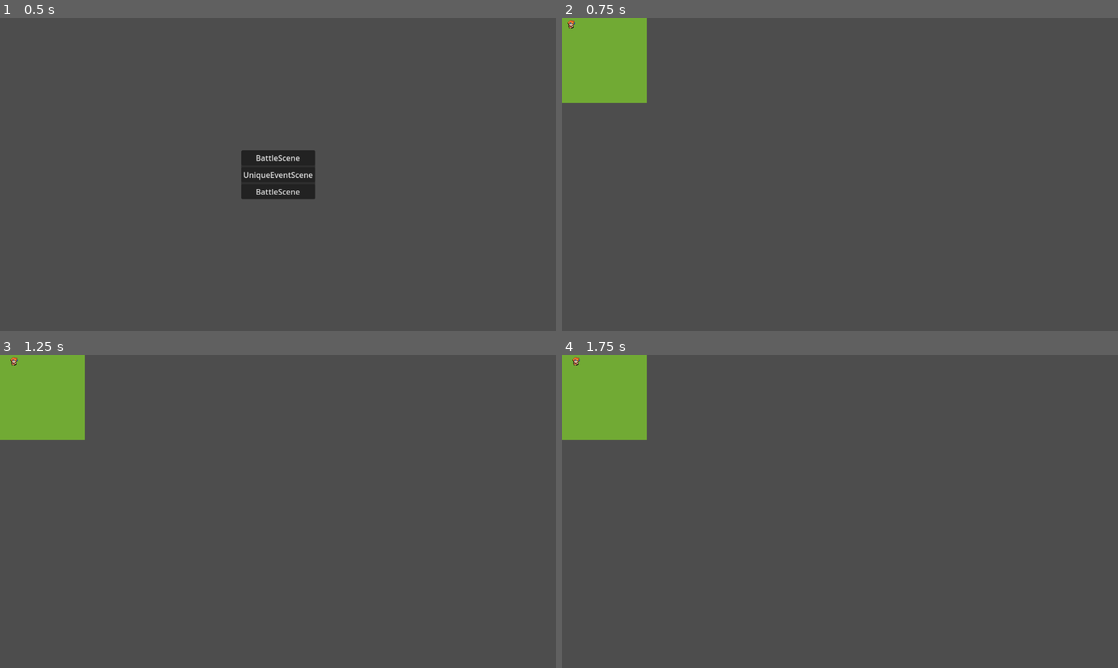
Above: before the commit, frames 1-4 (two rows, left to right).
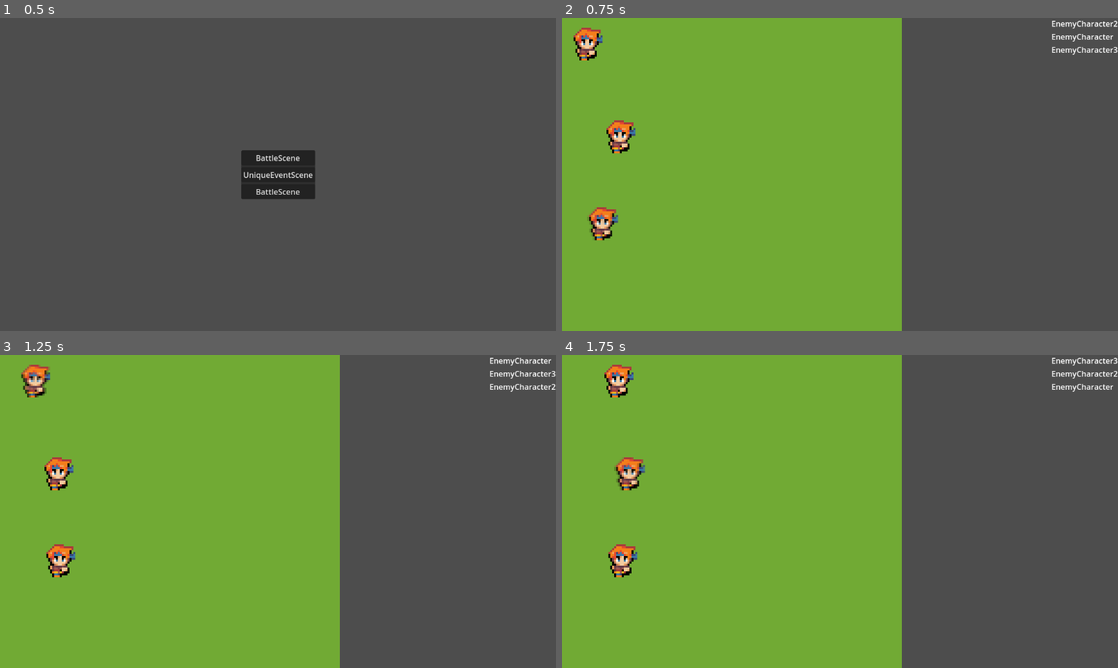
Above: after the commit, the same moments.

Repository: Moonlit-Cafe/MLCProject1
Game: Godot game, scene res://scenes/main.tscn
Same seed, same stepped clock (60 frames per second), same inputs: the game is played once before the commit and once after it.
Inputs (mouse positions are in pixels of both pictures, inside the frame that each line leads up to):
- Up to frame 1 (0.5 s): no input
- Up to frame 2 (0.75 s): click "BattleScene" at 0.5 s
- Up to frame 3 (1.25 s): no input
- Up to frame 4 (1.75 s): move the mouse to (962, 495) at 1.27 s; click (962, 495) at 1.42 s

Frame 1 is identical in both runs. In frame 2, 58% of the frame differs, in the area x 0-100%, y 0-100%; in frame 3, 58%; in frame 4, 58%.

Commit message:
Turn Tracker and Enemy Order
Made it so that enemies can now be organized by their haste values and then they will do an action in that order.

Diff:
--- a/autoloads/inventory/craft_manager.tscn
+++ b/autoloads/player/craft_manager.tscn
@@ -1,6 +1,6 @@
 [gd_scene load_steps=5 format=3 uid="uid://r5b8eavqvkig"]
 
-[ext_resource type="Script" uid="uid://bwtaxv5fchqjc" path="res://autoloads/inventory/craft_manager.gd" id="1_l6h75"]
+[ext_resource type="Script" uid="uid://bwtaxv5fchqjc" path="res://autoloads/player/craft_manager.gd" id="1_l6h75"]
 [ext_resource type="Resource" uid="uid://c1eci1cb46wlw" path="res://mechanics/items/item_compendium.tres" id="2_fvp5a"]
 [ext_resource type="Texture2D" uid="uid://chyspyk7m3tpw" path="res://assets/sprites/64x64.png" id="2_tsnxf"]
 [ext_resource type="Resource" uid="uid://bbij6odqtum6q" path="res://mechanics/crafting/recipe_compendium.tres" id="3_tsnxf"]
--- /dev/null
+++ b/autoloads/player/player_manager.gd
@@ -0,0 +1,5 @@
+extends Node
+
+var hp : int = 10
+var mp : int = 10
+var haste : int = 60
--- a/mechanics/events/battle/battle_map.gd
+++ b/mechanics/events/battle/battle_map.gd
@@ -5,13 +5,13 @@
 # TODO: Need to make action menu and turn tracker. Afterwards I'll have a prototype that's deliverable.
 
 @export var battle_board : TileMapLayer
+@export var turn_tracker : Control
 
 var active_enemies : Array[EnemyCharacter] = []
 var backup_enemies : Array[EnemyCharacter] = []
 var support_enemies : Array[EnemyCharacter] = []
 var round : int = 1
 var turn : int = 1
-var turn_tracker : Array[Node] = []
 var search_range := Vector2i(-100, 100)
 var board_area : Rect2i
 var board_tile_size : Vector2i
@@ -25,15 +25,19 @@
 	if corner != Vector2i(search_range.x - 1, search_range.y + 1):
 		board_area = determine_board(corner)
 
-	turn_tracker = get_tree().get_nodes_in_group(&"enemies")
+	define_enemy_arrays()
+	generate_turn_order()
 	start_loop(1)
 
 func start_loop(rounds: int):
+	if not turn_tracker:
+		return
+
 	for r in range(rounds):
-		for enemy in turn_tracker:
+		for enemy in turn_tracker.turn_list:
 			enemy.commit_action()
 			await enemy.turn_finished
-			print("Finished")
+			turn_tracker.reorder_turns()
 
 func find_top_left_corner() -> Vector2i:
 	for y in range(search_range.x, search_range.y + 1):
@@ -59,5 +63,33 @@
 
 	return Rect2i(init_pos, area)
 
+func define_enemy_arrays() -> void:
+	var all_enemies = get_tree().get_nodes_in_group(&"enemies")
+	for enemy in all_enemies:
+		if enemy is EnemyCharacter:
+			match(enemy.current_state):
+				EnemyCharacter.EnemyState.ACTIVE:
+					active_enemies.append(enemy)
+				EnemyCharacter.EnemyState.BACKUP:
+					backup_enemies.append(enemy)
+				EnemyCharacter.EnemyState.SUPPORT:
+					support_enemies.append(enemy)
+
+# TODO: Flesh this out so that it works for Support enemies, Allies, and the Player
+func generate_turn_order() -> void:
+	if not turn_tracker:
+		return
+
+	var turn_order = active_enemies
+	turn_order.sort_custom(_haste_sort)
+	turn_tracker.turn_list = turn_order
+	turn_tracker.generate_turns()
+
+func _haste_sort(a, b) -> bool:
+	if not "haste" in a or not "haste" in b:
+		push_error("%s cannot be compared with %s since one doesn't have the haste attribute" % [a, b])
+
+	return a.haste > b.haste
+
 func _on_player_turn_end() -> void:
 	pass
--- a/mechanics/events/prog_scene.gd
+++ b/mechanics/events/prog_scene.gd
@@ -39,6 +39,8 @@
 			_generate_event_button(event_set)
 	else:
 		_generate_event_button(event_set)
+
+	button_container.set_position(Vector2.ZERO)
 
 func _generate_events() -> Array[EventHolder]:
 	var valid_events : Array[EventHolder] = []
--- a/project.godot
+++ b/project.godot
@@ -23,8 +23,9 @@
 SoundManager="*res://autoloads/audio/sound_manager.gd"
 GameGlobal="*res://autoloads/general/game_global.gd"
 GameGlobalEvents="*res://autoloads/general/game_global_events.gd"
-CraftManager="*res://autoloads/inventory/craft_manager.tscn"
+CraftManager="*res://autoloads/player/craft_manager.tscn"
 SceneManager="*res://autoloads/scenes/scene_manager.tscn"
+PlayerManager="*res://autoloads/player/player_manager.gd"
 SignalLens="*res://addons/signal_lens/autoload/signal_lens_autoload.gd"
 Debug="*res://autoloads/debug/debug.tscn"
 
--- a/scenes/entities/enemy_character.gd
+++ b/scenes/entities/enemy_character.gd
@@ -13,6 +13,12 @@
 	SUPPORTER
 }
 
+enum EnemyState {
+	ACTIVE,
+	BACKUP,
+	SUPPORT
+}
+
 var board : Node2D
 
 var hp : float = 10.0
@@ -20,9 +26,10 @@
 var m_def : float = 0.0
 var p_atk : float = 1.0
 var m_atk : float = 1.0
-var haste : float = 10.0
+@export var haste : float = 10.0
 var speed : int = 1
 var ai_type : AIType = AIType.NULL
+var current_state : EnemyState = EnemyState.ACTIVE
 
 func _ready() -> void:
 	add_to_group(&"enemies")
--- a/scenes/events/battle_scene.gd
+++ b/scenes/events/battle_scene.gd
@@ -10,5 +10,9 @@
 var boss_type : int = 1
 var reward_multiplier : float = 1.0
 
+# TODO: Move battle generation to this script later
+# The actual battle generation will happen here and then get passed to board
+# for right now it's all on the board
+
 func _on_pressed() -> void:
 	SceneManager.load_next_scene()
--- a/scenes/events/battle_scene.tscn
+++ b/scenes/events/battle_scene.tscn
@@ -1,8 +1,9 @@
-[gd_scene load_steps=4 format=3 uid="uid://ksmkpfann6ie"]
+[gd_scene load_steps=5 format=3 uid="uid://ksmkpfann6ie"]
 
 [ext_resource type="Script" uid="uid://bin8ph5h6xhm0" path="res://scenes/events/battle_scene.gd" id="1_w5vvb"]
 [ext_resource type="PackedScene" uid="uid://340482dtf03o" path="res://mechanics/events/battle/battle_map.tscn" id="2_c52ab"]
 [ext_resource type="PackedScene" uid="uid://csbccsygucxou" path="res://scenes/entities/enemy_character.tscn" id="3_sou65"]
+[ext_resource type="PackedScene" uid="uid://cbp6203tbmepw" path="res://ui/turn_tracker.tscn" id="4_sou65"]
 
 [node name="BattleScene" type="Control"]
 layout_mode = 3
@@ -13,7 +14,32 @@
 grow_vertical = 2
 script = ExtResource("1_w5vvb")
 
-[node name="BattleMap" parent="." instance=ExtResource("2_c52ab")]
+[node name="SubViewportContainer" type="SubViewportContainer" parent="."]
+layout_mode = 1
+anchors_preset = 15
+anchor_right = 1.0
+anchor_bottom = 1.0
+grow_horizontal = 2
+grow_vertical = 2
+stretch = true
+stretch_shrink = 4
 
-[node name="EnemyCharacter" parent="BattleMap" instance=ExtResource("3_sou65")]
+[node name="SubViewport" type="SubViewport" parent="SubViewportContainer"]
+size = Vector2i(288, 162)
+
+[node name="BattleMap" parent="SubViewportContainer/SubViewport" node_paths=PackedStringArray("turn_tracker") instance=ExtResource("2_c52ab")]
+turn_tracker = NodePath("../../../TurnTracker")
+
+[node name="EnemyCharacter" parent="SubViewportContainer/SubViewport/BattleMap" instance=ExtResource("3_sou65")]
 position = Vector2(13, 12)
+
+[node name="EnemyCharacter2" parent="SubViewportContainer/SubViewport/BattleMap" instance=ExtResource("3_sou65")]
+position = Vector2(15, 105)
+haste = 30.0
+
+[node name="EnemyCharacter3" parent="SubViewportContainer/SubViewport/BattleMap" instance=ExtResource("3_sou65")]
+position = Vector2(30, 60)
+haste = 5.0
+
+[node name="TurnTracker" parent="." instance=ExtResource("4_sou65")]
+layout_mode = 1
--- /dev/null
+++ b/ui/turn_tracker.gd
@@ -0,0 +1,19 @@
+extends Control
+
+@export var turn_tracker : VBoxContainer
+var turn_list : Array = []
+
+# TODO: Rudimentary, but good start.
+
+func generate_turns() -> void:
+	if not turn_tracker:
+		return
+
+	for turn in turn_list:
+		var turn_label := Label.new()
+		turn_label.text = turn.name
+		turn_tracker.add_child(turn_label)
+
+func reorder_turns() -> void:
+	var turn = turn_tracker.get_children().pop_front()
+	turn_tracker.move_child(turn, turn_tracker.get_child_count())
--- /dev/null
+++ b/ui/turn_tracker.tscn
@@ -0,0 +1,22 @@
+[gd_scene load_steps=2 format=3 uid="uid://cbp6203tbmepw"]
+
+[ext_resource type="Script" uid="uid://cu3fgh6uaf4su" path="res://ui/turn_tracker.gd" id="1_4b4qh"]
+
+[node name="TurnTracker" type="Control" node_paths=PackedStringArray("turn_tracker")]
+layout_mode = 3
+anchors_preset = 15
+anchor_right = 1.0
+anchor_bottom = 1.0
+grow_horizontal = 2
+grow_vertical = 2
+script = ExtResource("1_4b4qh")
+turn_tracker = NodePath("VBoxContainer")
+
+[node name="VBoxContainer" type="VBoxContainer" parent="."]
+layout_mode = 1
+anchors_preset = 11
+anchor_left = 1.0
+anchor_right = 1.0
+anchor_bottom = 1.0
+grow_horizontal = 0
+grow_vertical = 2
Renamed: autoloads/inventory/craft_manager.gd -> autoloads/player/craft_manager.gd
Renamed: autoloads/inventory/craft_manager.gd.uid -> autoloads/player/craft_manager.gd.uid
Not shown, added: autoloads/player/player_manager.gd.uid
Not shown, added: ui/turn_tracker.gd.uid
Not shown, added: autoloads/player/craft_manager.tscn2996803551.tmp
